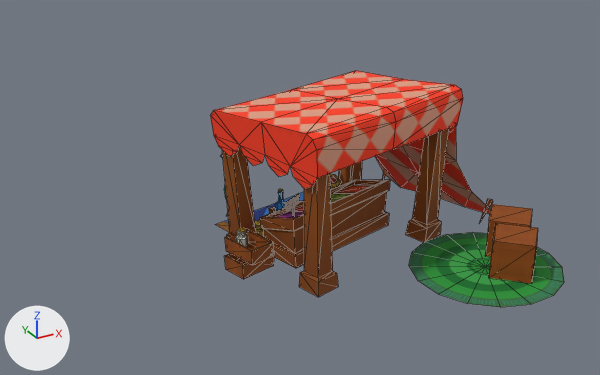
The FBX model Assets/XanaBuilder Assets/Models/HOS/10_Shop/HOS1010001_Shop01/HOS1010001.fbx, before and after one commit.
Before and after are seen from a camera (50 mm lens) standing at (-6.21, -10.89, 6.96) and looking at (-0.19, 0.05, 1.49). Lighting does not change. The marker at lower left points along +X, +Y and +Z. Mesh edges are drawn as thin lines. Objects named as collision shapes, trigger or cutter boxes, shadow casters or lower levels of detail are left out. Where no turn or scale is listed for an object, it has been applied to the vertices.

The first picture shows 'smHOS1010001'.
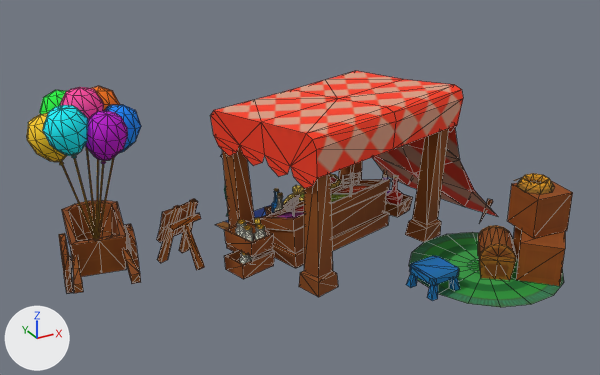
The change, as a list of edits to the scene's bpy script:
```text
Change me_mesh:
    used by ob_smhos1010001; location = (0.0, 0.0, 0.0)
    remove me_mesh.from_pydata(...)  # 632 vertices, 1014 faces; spans x -1.36..4.12, y -2.79..2.79, z -0.13..2.81
    add me_mesh.from_pydata(...)  # 2074 vertices, 3489 faces; spans x -4.14..4.14, y -2.79..2.79, z -0.13..3.3
    me_mesh part 1: the loose piece of 8 vertices spanning x 2.36..3.34, y -2.31..-1.33, z 0.03..0.72 is turned 40 degrees about the z axis through its middle, then moved by (0.53, 0.06, 0.7)
    me_mesh part 2: the loose piece of 36 vertices spanning x -1.11..-0.91, y 0.5..0.7, z 0.31..0.68 is moved by (0.19, -0.33, 0.16)
    me_mesh part 3: the loose piece of 16 vertices spanning x -1.29..-0.64, y 0.02..0.82, z 0.3..0.56 is moved by (0.0, 0.0, 0.15)
    me_mesh part 4: the loose piece of 36 vertices spanning x -1.11..-0.91, y 0.5..0.7, z 0.31..0.68 is copied, and the copy is moved by (0.0, 0.0, 0.15); it spans x -1.11..-0.91, y 0.5..0.7, z 0.46..0.83
    me_mesh part 5: the loose piece of 45 vertices spanning x -0.52..0.05, y 1.07..1.64, z 0.03..0.37 is rebuilt with 49 vertices and now spans x -0.57..0.0, y 1.19..1.76, z 0.03..0.37
    me_mesh part 6: the loose piece of 42 vertices spanning x 0.27..0.46, y 1.71..1.92, z 0.05..0.65 is rebuilt with 42 vertices and now spans x 0.21..0.4, y 1.76..1.96, z 0.05..0.65
    me_mesh part 7: the loose piece of 28 vertices spanning x 0.1..0.64, y 1.29..1.97, z 0.03..0.25 is rebuilt with 32 vertices and now spans x 0.04..0.58, y 1.33..2.02, z 0.03..0.25
    me_mesh part 8: 3 vertices moved from x -0.87..3.03, y 0.97..1.3, z 0.71..2.2 to x -0.87..2.94, y 0.97..1.3, z 0.71..2.2; 17 vertices removed from x -0.88..3.79, y -1.69..2.44, z 0.0..2.2; 1415 vertices added at x -4.14..4.14, y -2.59..2.72, z -0.02..3.3
```

Location of each change, [x1, y1, x2, y2] in pixels of the pictures (600 x 375 px; the box of a moved part takes in the faces that stretch with it):
'smHOS1010001', reshaped (54% wider)
    before: [210, 71, 564, 307]
    after: [27, 71, 573, 307]
part 1 of me_mesh, moved or reshaped
    before: [489, 223, 538, 284]
    after: [508, 181, 573, 238]
part 2 of me_mesh, moved or reshaped
    before: [236, 228, 248, 247]
    after: [254, 224, 266, 240]
part 3 of me_mesh, moved or reshaped
    before: [225, 229, 274, 265]
    after: [224, 221, 274, 257]
part 4 of me_mesh, added
    after: [235, 220, 246, 237]
part 5 of me_mesh, rebuilt
    before: [255, 220, 264, 237]
    after: [254, 217, 260, 226]
part 6 of me_mesh, rebuilt
    before: [275, 189, 286, 211]
    after: [272, 189, 279, 213]
part 7 of me_mesh, rebuilt
    before: [268, 206, 276, 213]
    after: [264, 204, 286, 215]
part 8 of me_mesh, built on
    before: [215, 123, 532, 257]
    after: [27, 71, 565, 301]
